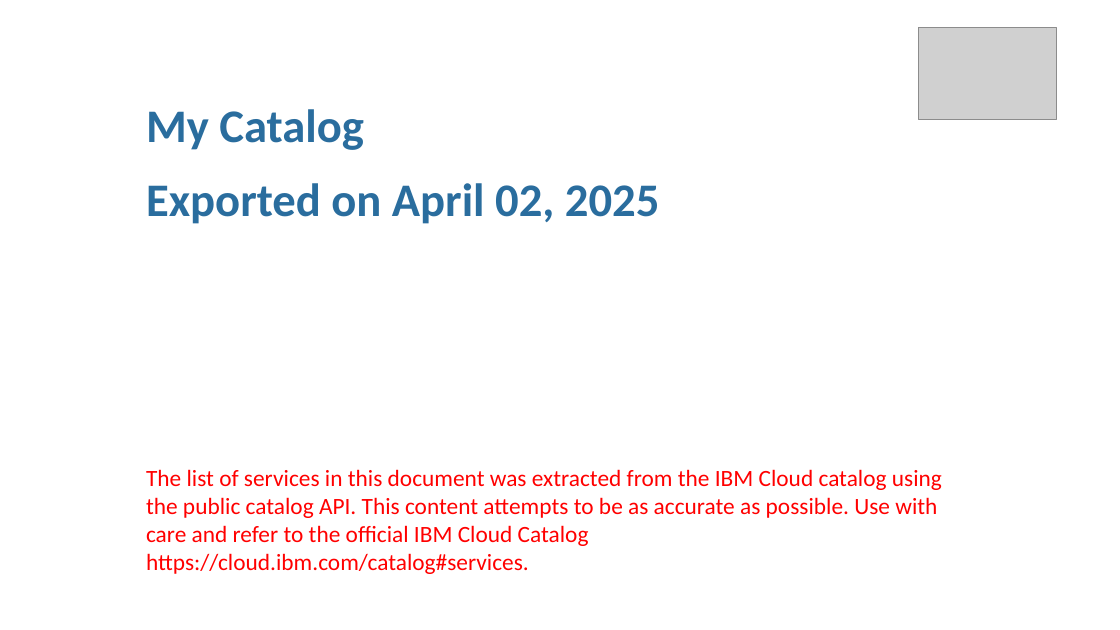
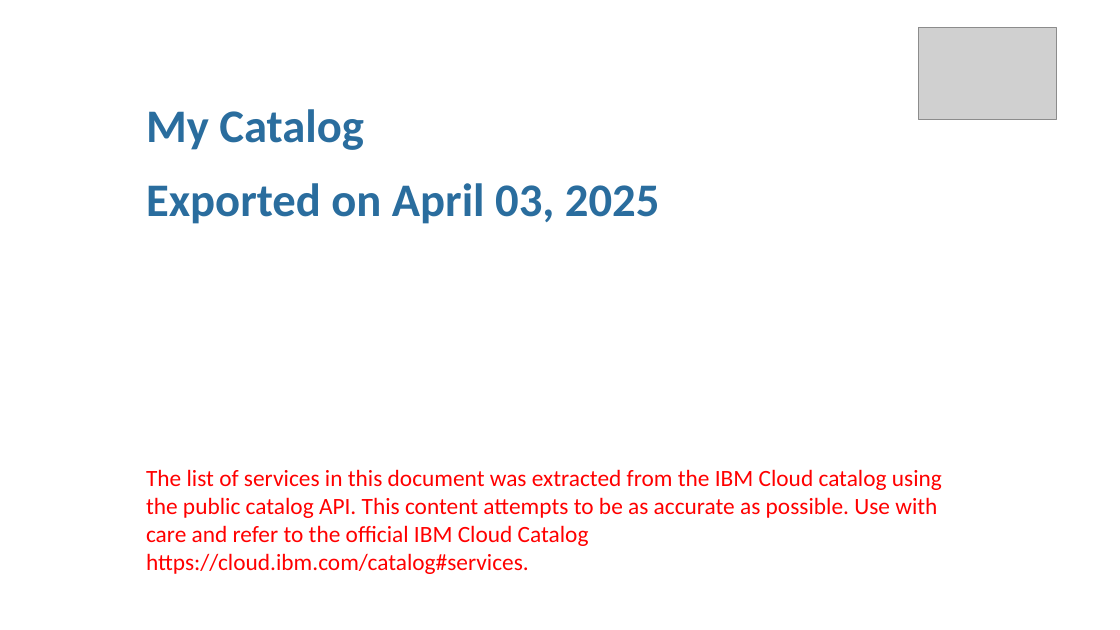
Before and after one commit to l2fprod/mycatalog, a slide deck: slide 1 of docs/generated/mycatalog.pptx. Drawn at 1120x630 pixels with LibreOffice and Linux fonts; fonts in the diff are those of the drawing; grey boxes stand for pictures. Boxes give left, top, right and bottom in pixels: in the first picture for what was removed or moved away, otherwise in the second. Text is boxed around its words. In the diff, an @@ line names an element or a change of style, - is before the commit and + after.

```diff
--- a/docs/generated/mycatalog.pptx
+++ b/docs/generated/mycatalog.pptx
@@ text at <box>146,183,659,224</box>: text changed @@
-Exported on April 02, 2025
+Exported on April 03, 2025
```
Also in this commit, not shown: 7 other files.
